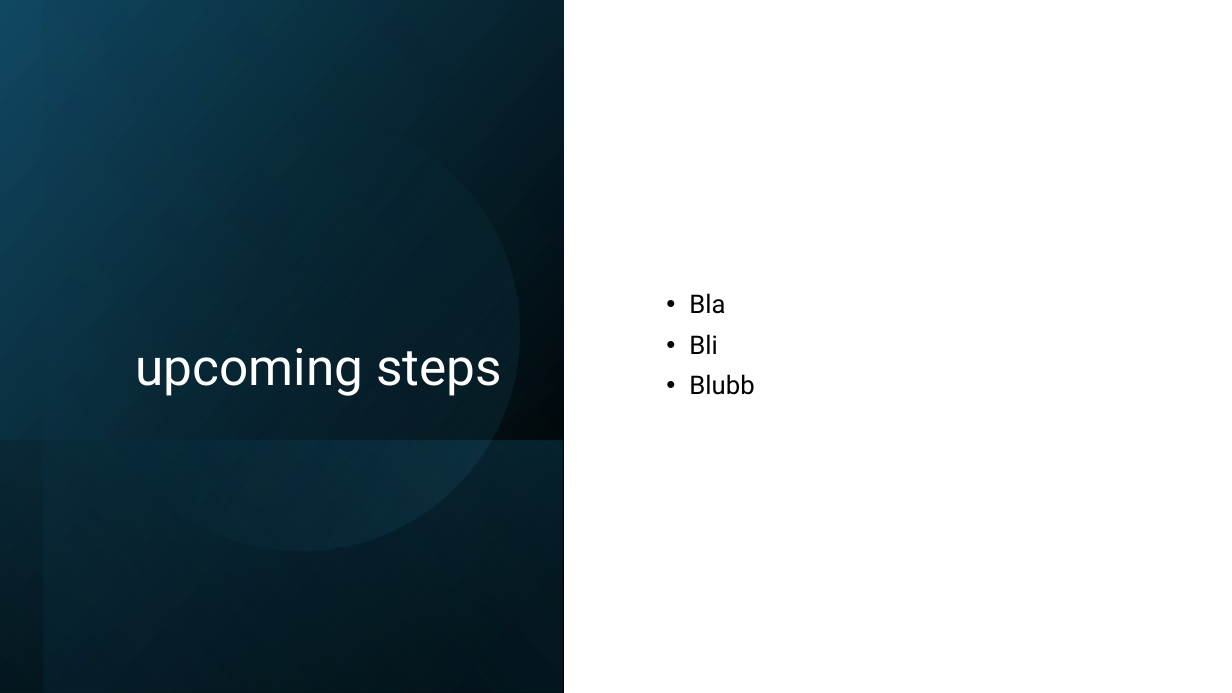
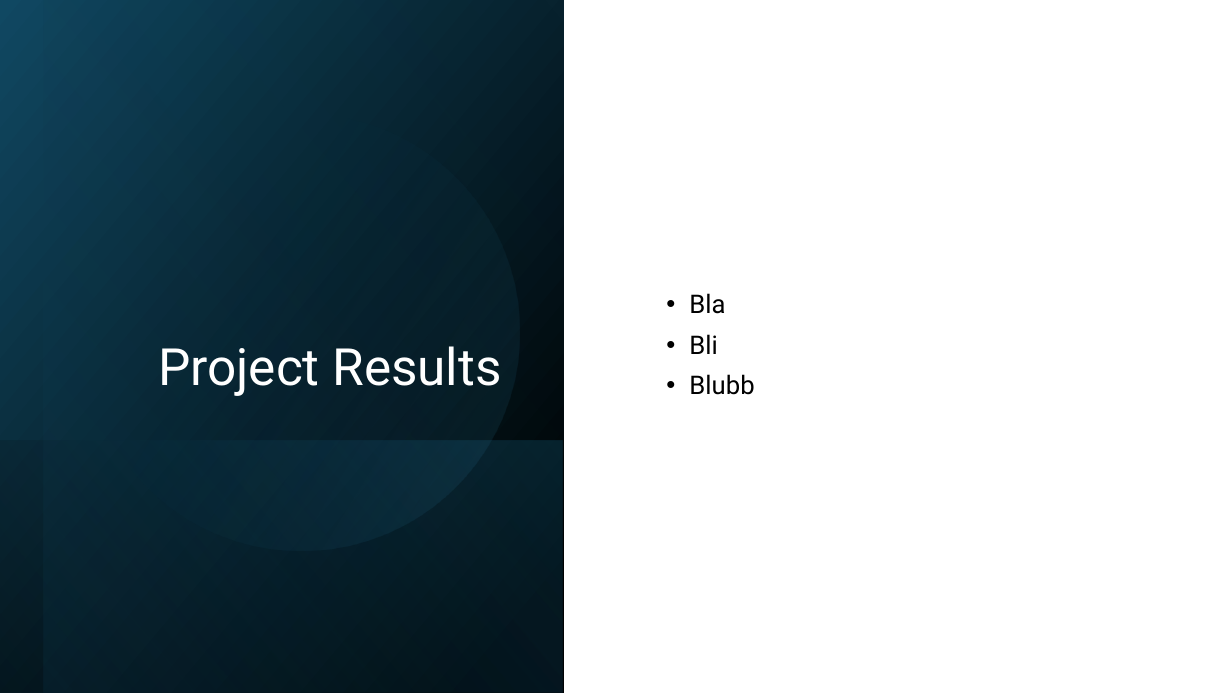
Before and after one commit to EmilieTr/darts_data_science_project, a slide deck: slide 4 of Presentations/DS_Project_Week-4.pptx. Drawn at 1232x693 pixels with LibreOffice and Linux fonts; fonts in the diff are those of the drawing. Boxes give left, top, right and bottom in pixels: in the first picture for what was removed or moved away, otherwise in the second. Text is boxed around its words. In the diff, an @@ line names an element or a change of style, - is before the commit and + after.

```diff
--- a/Presentations/DS_Project_Week-4.pptx
+++ b/Presentations/DS_Project_Week-4.pptx
@@ title at (158,346,501,396): text changed @@
-upcoming steps
+Project Results
```
Also in this commit, not shown: 3 other slides changed, 1 other file.
